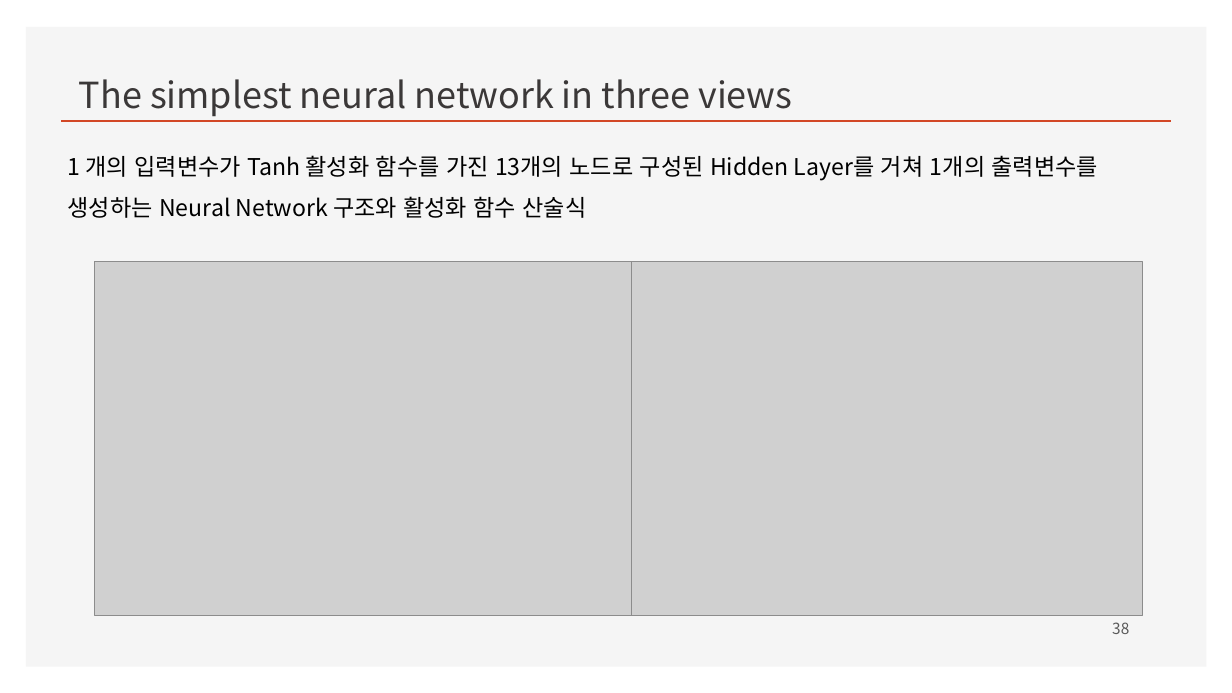
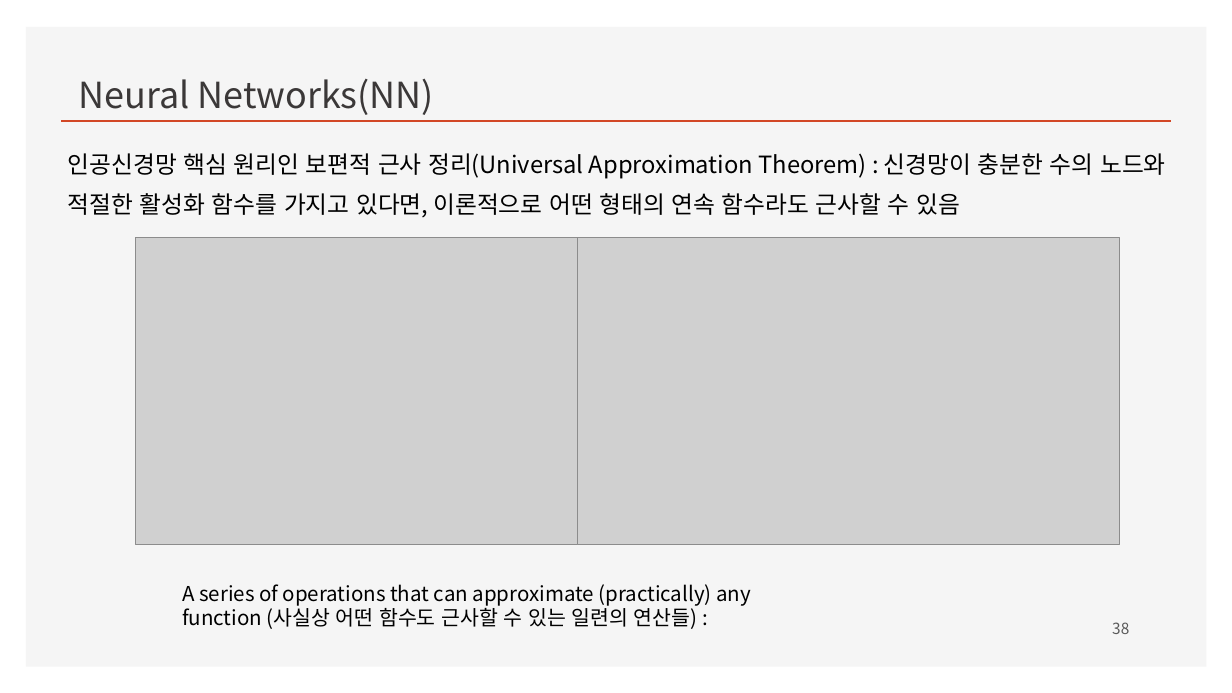
Before and after one commit to ancestor9/mathematics-for-machine-learning, a slide deck: slide 38 of Linear_Algebra/w4_Perceptron_Regression.pptx. Drawn at 1232x693 pixels with LibreOffice and Linux fonts; fonts in the diff are those of the drawing; grey boxes stand for pictures; background and template pictures are left out. Boxes give left, top, right and bottom in pixels: in the first picture for what was removed or moved away, otherwise in the second. Text is boxed around its words. In the diff, an @@ line names an element or a change of style, - is before the commit and + after.

```diff
--- a/Linear_Algebra/w4_Perceptron_Regression.pptx
+++ b/Linear_Algebra/w4_Perceptron_Regression.pptx
@@ text at <box>79,79,434,115</box>: text changed @@
-The simplest neural network in three views
+Neural Networks(NN)
@@ text at <box>68,153,1166,217</box>: text changed; size 18 to 18.5 pt @@
-1 개의 입력변수가 Tanh 활성화 함수를 가진 13개의 노드로 구성된 Hidden Layer를 거쳐 1개의 출력변수를 생성하는 Neural Network 구조와 활성화 함수 산술식
+인공신경망 핵심 원리인 보편적 근사 정리(Universal Approximation Theorem) : 신경망이 충분한 수의 노드와 적절한 활성화 함수를 가지고 있다면, 이론적으로 어떤 형태의 연속 함수라도 근사할 수 있음
@@ picture: place and size @@
-picture at <box>94,261,636,615</box>
+picture at <box>136,238,583,544</box>
@@ picture: place and size @@
-picture at <box>632,261,1143,615</box>
+picture at <box>578,238,1120,544</box>
@@ text added at <box>182,584,751,629</box>, 16 pt, text #000000 @@
+A series of operations that can approximate (practically) any function (사실상 어떤 함수도 근사할 수 있는 일련의 연산들) :
```
Also in this commit, not shown: 1 other slide changed.
